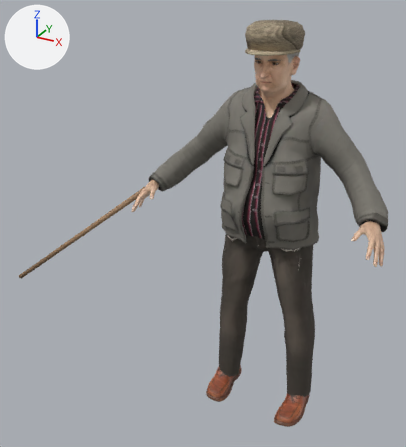
What one commit did to the glTF model public/models/residents/n-002.glb.
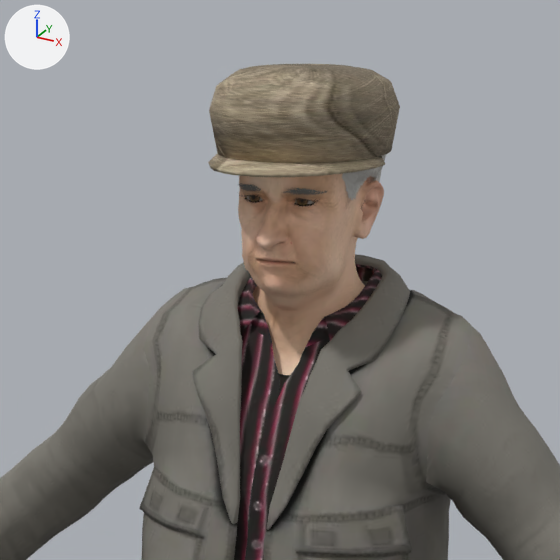
Old and new are each drawn whole from a camera (50 mm lens) standing at (0.802, -2.068, 1.838) and looking at (-0.294, -0.075, 0.842) and again close up on the part from 44% to 88% of the width and 0% to 39% of the height. Every picture has the same lights, and +X, +Y and +Z are marked at upper left. The first two pictures are the older version. Vertices at exactly the same position are counted once.

Objects in the first close-up: 'body', 'cap', 'suit' and 4 more.
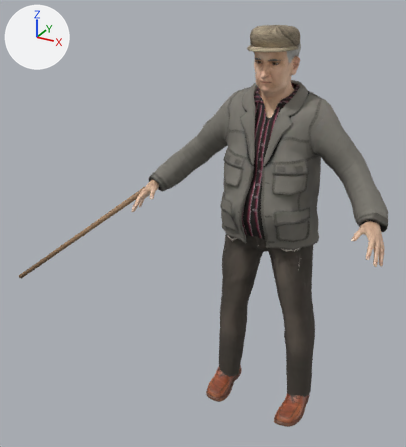
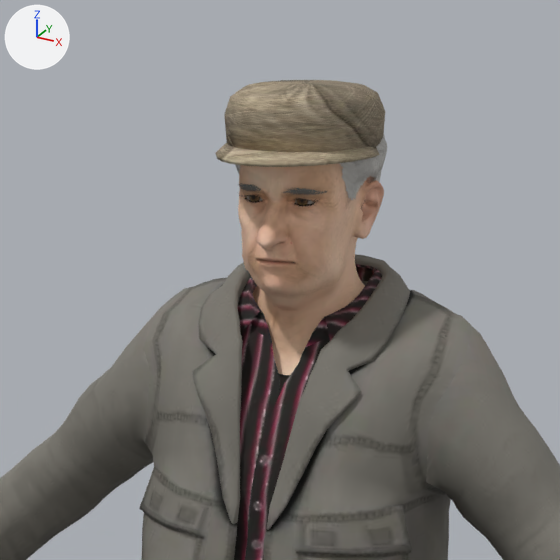
Patch to the scene script:
```diff
--- a/public/models/residents/n-002.glb.py
+++ b/public/models/residents/n-002.glb.py
@@ me_cap @@
 # used by ob_cap; location = (0.0, 0.0, 0.0)
-me_cap.from_pydata(...)  # 518 vertices, 1028 faces; spans x -0.106..0.101, y -0.215..0.073, z 1.589..1.693
+me_cap.from_pydata(...)  # 518 vertices, 1028 faces; spans x -0.093..0.088, y -0.208..0.057, z 1.599..1.675
+# me_cap part 1: 518 of 518 vertices moved; they spanned x -0.106..0.101, y -0.215..0.073, z 1.589..1.693 and now span x -0.093..0.088, y -0.208..0.057, z 1.599..1.675; mean shift (0.0, 0.005, -0.008)
+# me_cap part 2: 832 kept faces spanning x -0.09..0.084, y -0.176..0.057, z 1.609..1.675 get new texture (UV) coordinates
 me_cap.materials.append(mat_cap)
```

Pixel boxes [x1, y1, x2, y2] of what changed, in the close-ups (560 x 560 px; the box of a moved part takes in the faces that stretch with it):
'cap', reshaped (12% narrower, 23% shorter): before [208, 64, 400, 177]; after [216, 80, 385, 167]
part 1 of me_cap, moved or reshaped: before [208, 153, 385, 177]; after [216, 143, 379, 167]
part 2 of me_cap, surface changed: before [209, 64, 400, 163]; after [224, 80, 385, 152]
